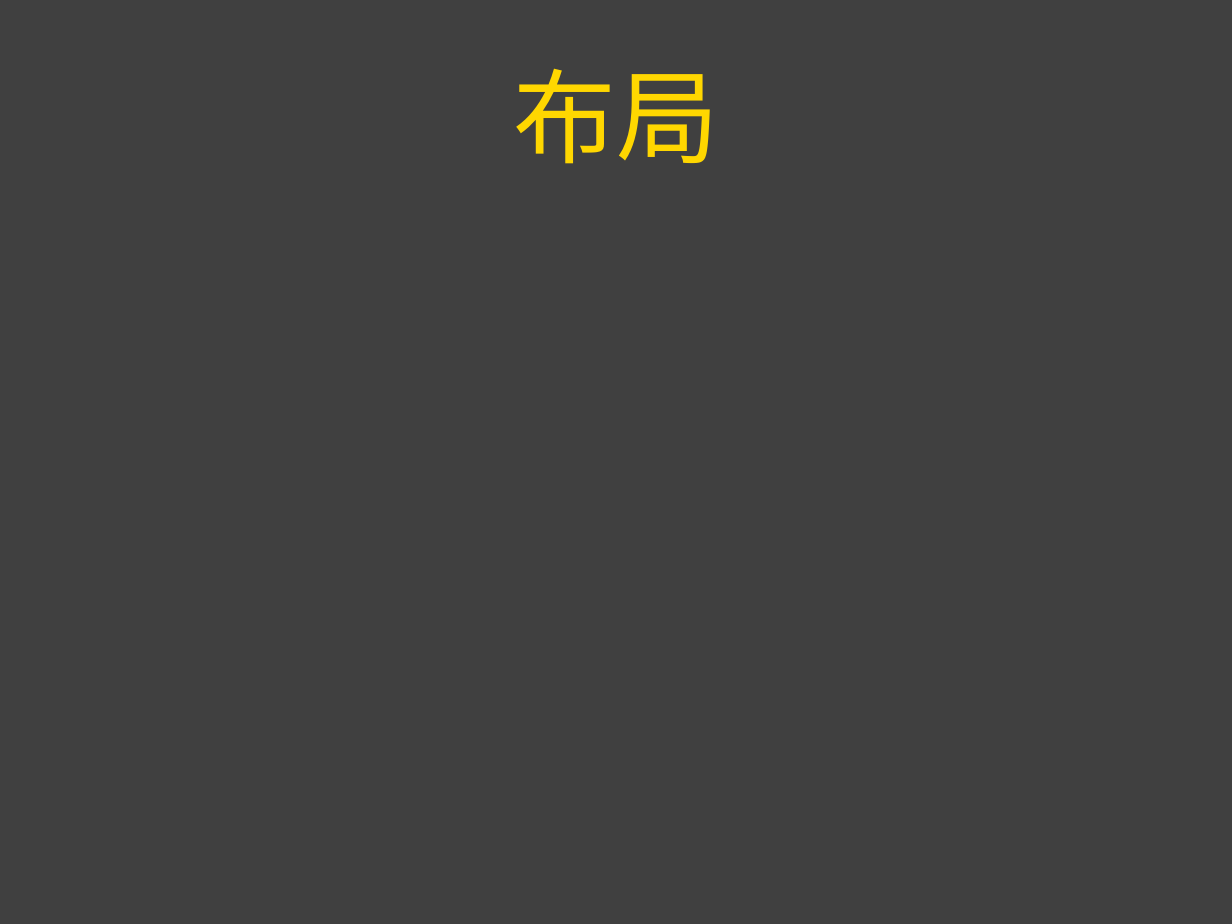
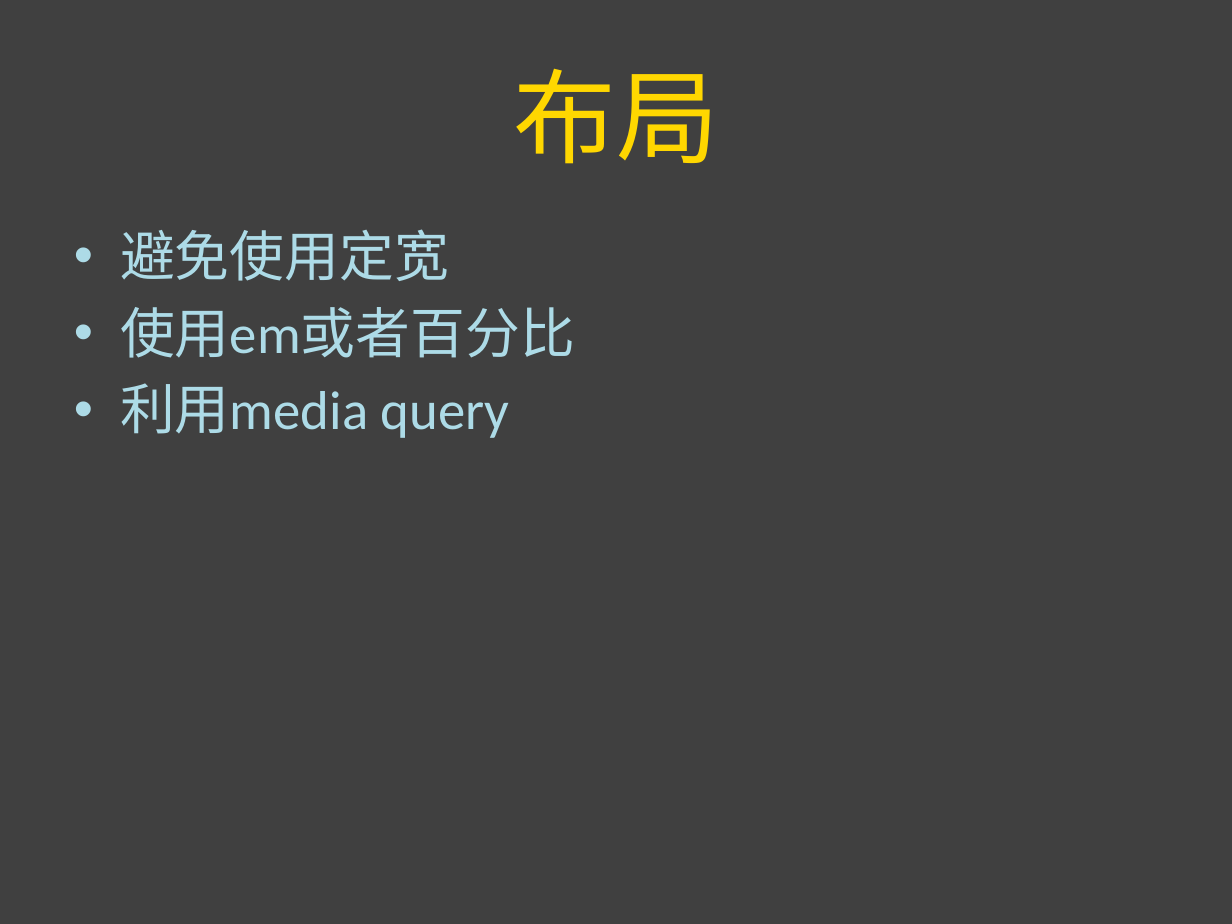
Before and after one commit to simplemx/playground, a slide deck: slide 75 of ppt/frontend.pptx (slide 43 before the commit). Drawn at 1232x924 pixels with LibreOffice and Linux fonts; fonts in the diff are those of the drawing. Boxes give left, top, right and bottom in pixels: in the first picture for what was removed or moved away, otherwise in the second. Text is boxed around its words. In the diff, an @@ line names an element or a change of style, - is before the commit and + after.

```diff
--- a/ppt/frontend.pptx
+++ b/ppt/frontend.pptx
@@ text added at (x1=120, y1=229, x2=575, y2=438), 32 pt, text #ADDBE7 @@
+• 避免使用定宽
+• 使用em或者百分比
+• 利用media query
```
Also in this commit, not shown: 12 other slides changed, 49 slides added, 2 slides removed.
